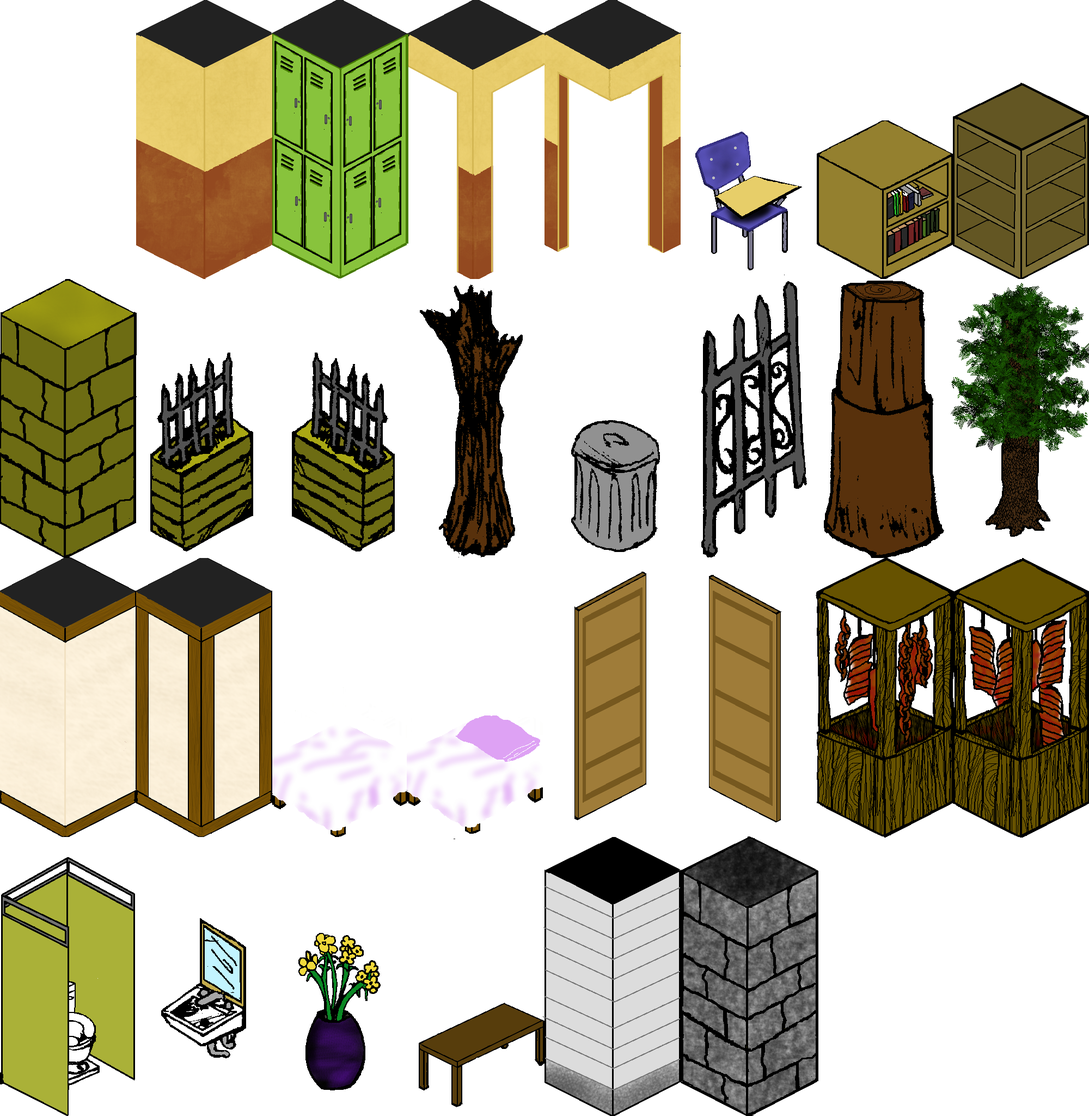
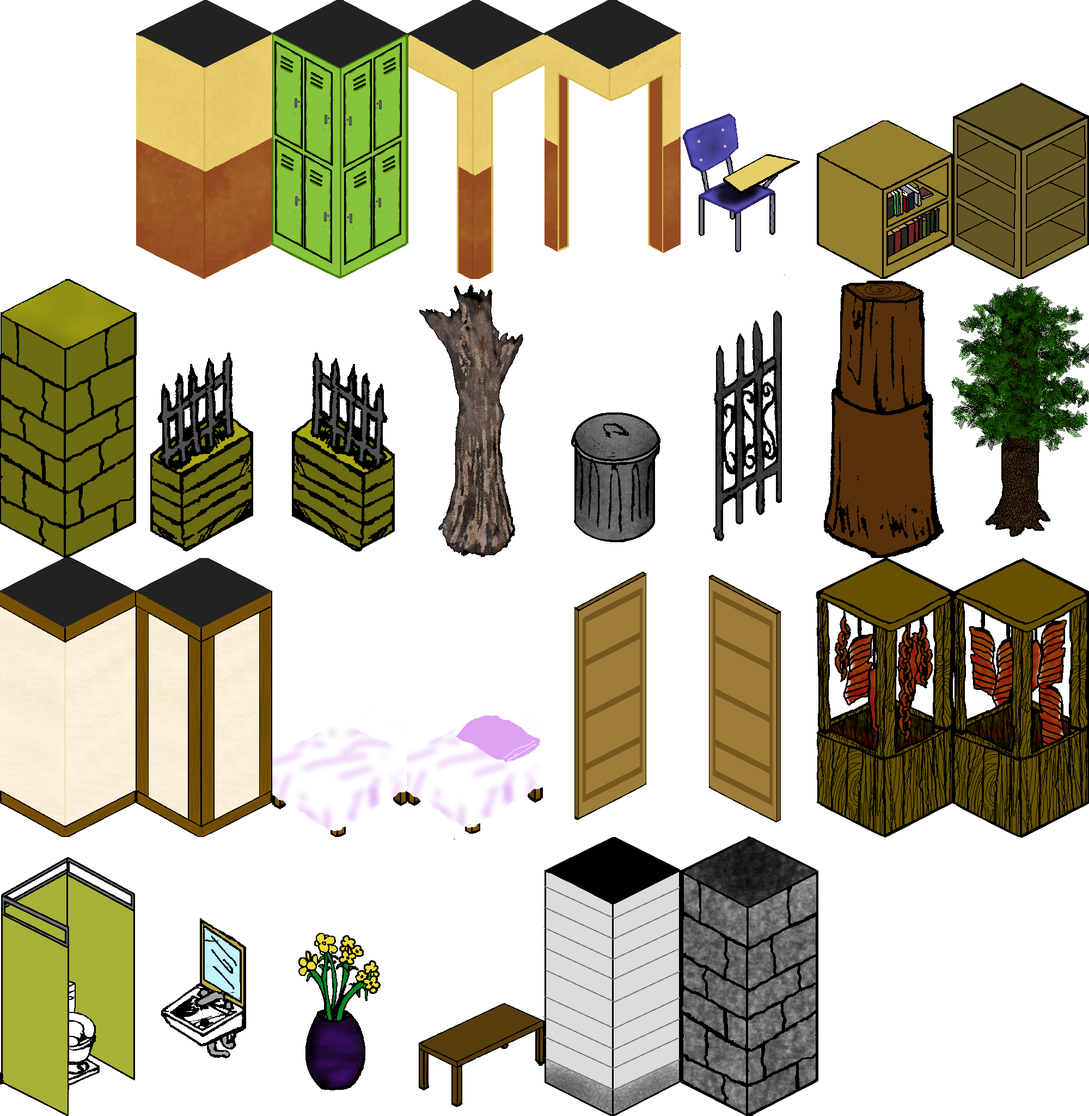
The second w=1089, h=1116 image is a revision of the first. Changes to its layers:
painted on "walls250x512.png" over bbox(419, 113, 808, 558)
